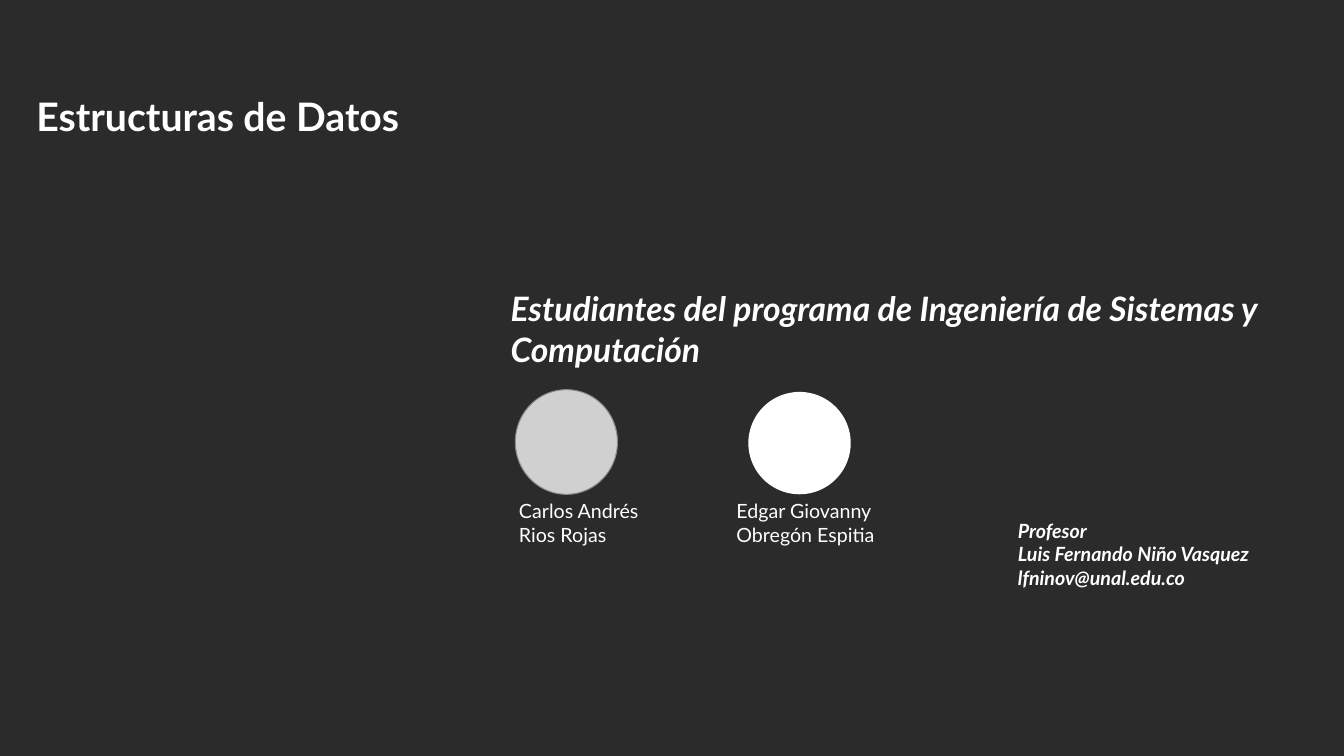
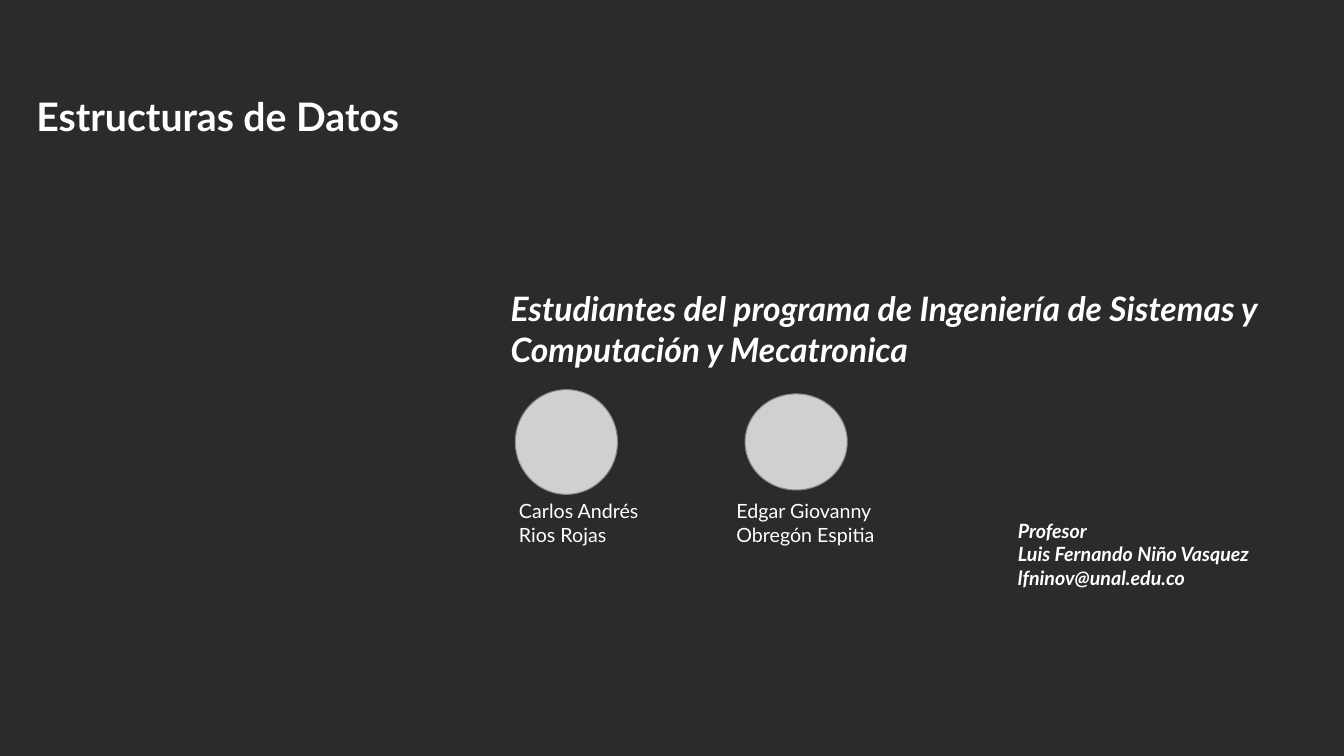
Before and after one commit to Carlixtos/GestorAsistenteVAC, a slide deck: slide 1 of docs/Plantilla Presentación para vídeo Final.pptx. Drawn at 1344x756 pixels with LibreOffice and Linux fonts; fonts in the diff are those of the drawing; grey boxes stand for pictures; background and template pictures are left out; a plain dark background stands for a picture behind light text. Boxes give left, top, right and bottom in pixels: in the first picture for what was removed or moved away, otherwise in the second. Text is boxed around its words. In the diff, an @@ line names an element or a change of style, - is before the commit and + after.

```diff
--- a/docs/Plantilla Presentación para vídeo Final.pptx
+++ b/docs/Plantilla Presentación para vídeo Final.pptx
@@ text at box(511, 296, 1258, 368): text changed @@
-Estudiantes del programa de Ingeniería de Sistemas y Computación
+Estudiantes del programa de Ingeniería de Sistemas y Computación y Mecatronica
@@ picture added at box(745, 394, 847, 490) @@
@@ ellipse removed at box(748, 392, 851, 495) @@
```
Also in this commit, not shown: 7 other files.
